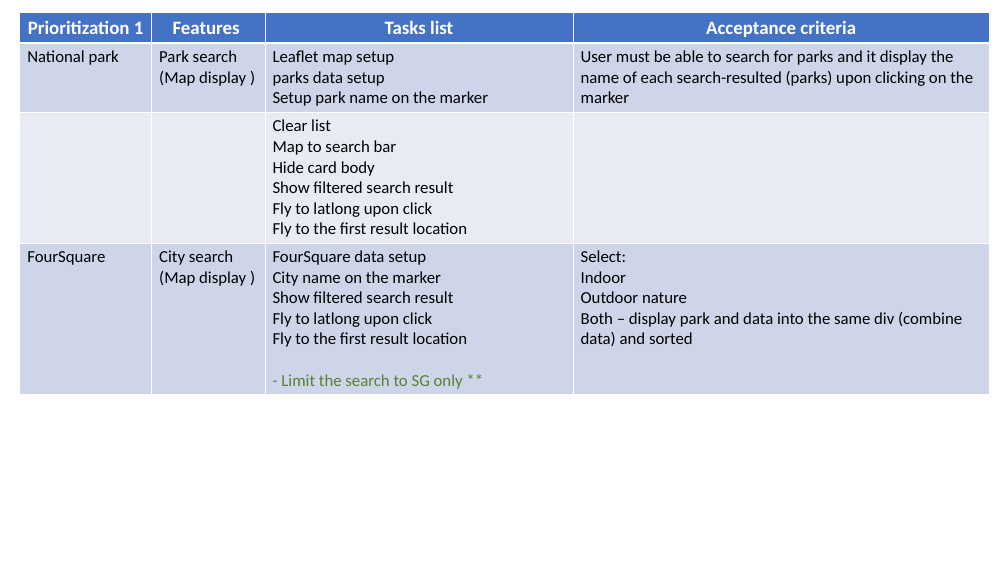
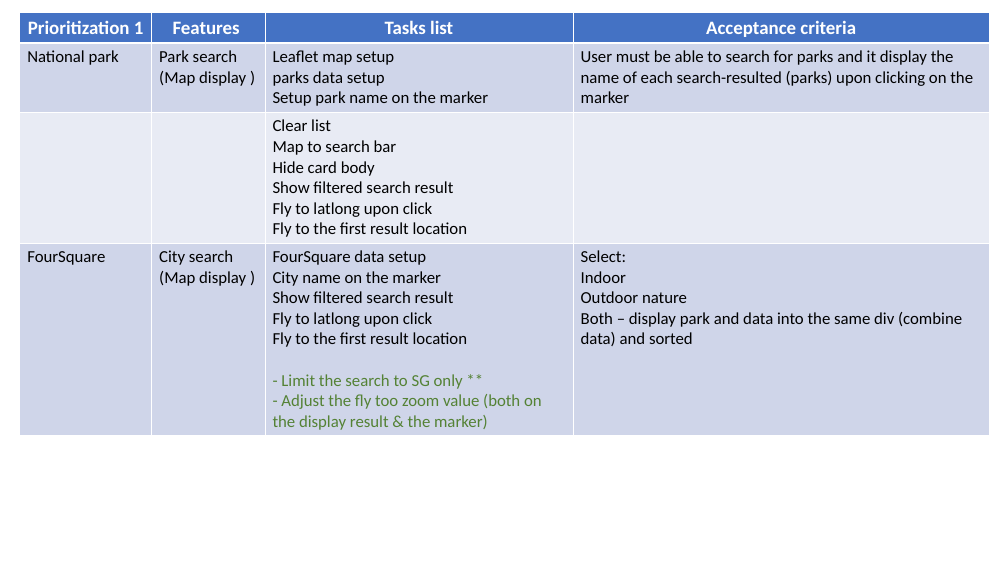
Before and after one commit to annette-p/pre-wedding-photoshoot-locations, a slide deck: slide 8 of wireframe.pptx. Drawn at 1008x567 pixels with LibreOffice and Linux fonts; fonts in the diff are those of the drawing. Boxes give left, top, right and bottom in pixels: in the first picture for what was removed or moved away, otherwise in the second. Text is boxed around its words. In the diff, an @@ line names an element or a change of style, - is before the commit and + after.

```diff
--- a/wireframe.pptx
+++ b/wireframe.pptx
@@ table at (20,12,990,434) @@
-row 4, column 3: FourSquare data setup / City name on the marker / Show filtered search result / Fly to latlong upon click / Fly to the first result location / - Limit the search to SG only **
+row 4, column 3: FourSquare data setup / City name on the marker / Show filtered search result / Fly to latlong upon click / Fly to the first result location / - Limit the search to SG only ** / - Adjust the fly too zoom value (both on the display result & the marker)
```
Also in this commit, not shown: 1 other slide changed, 2 other files.
